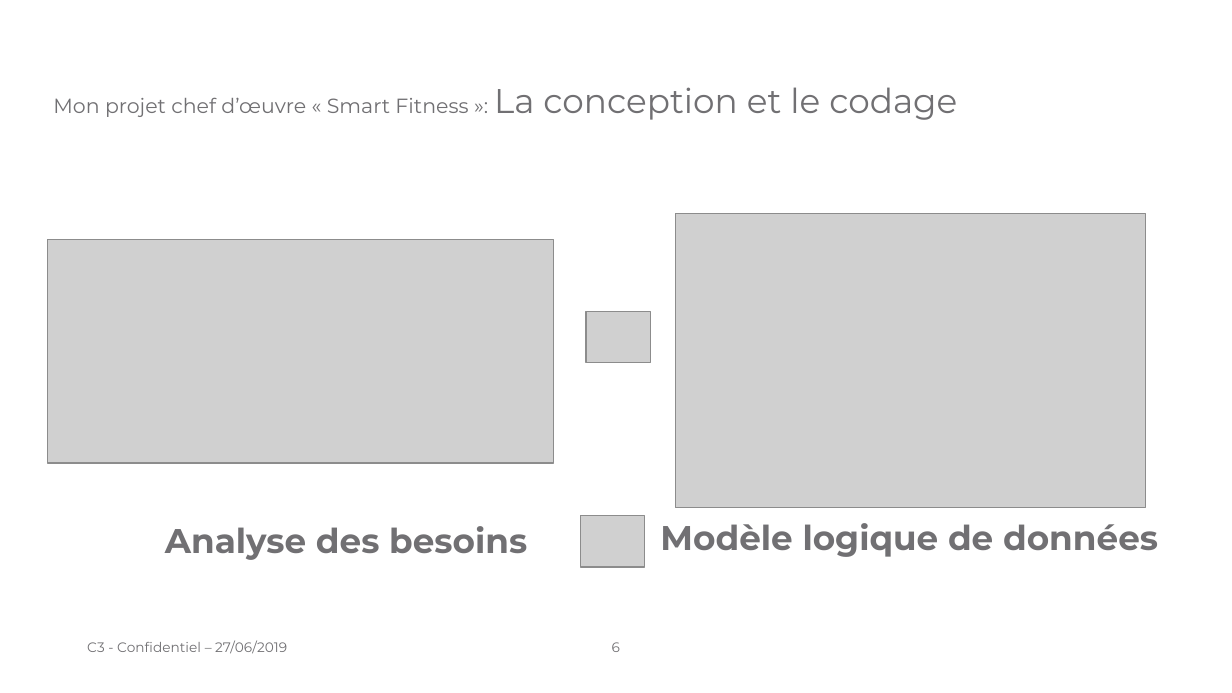
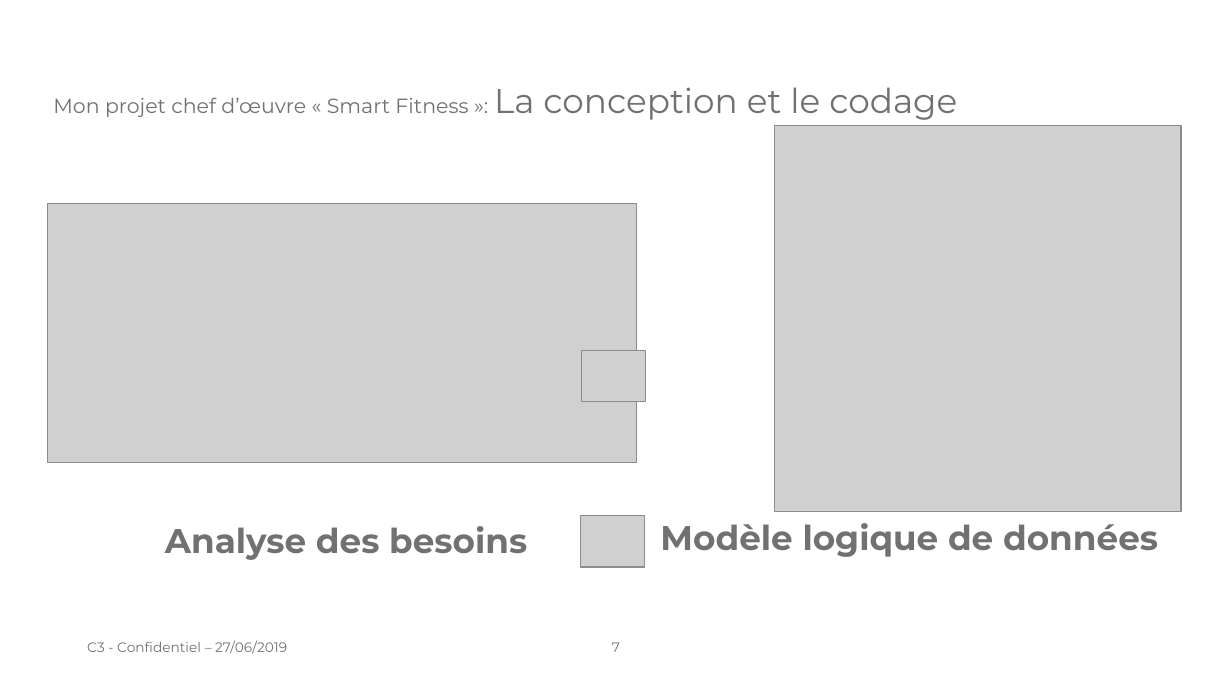
Before and after one commit to laurentpicardLP2/smartFitness, a slide deck: slide 7 of docs/oral/Présentation orale - Projet chef d'œuvre.odp (slide 6 before the commit). Drawn at 1232x693 pixels with LibreOffice and Linux fonts; fonts in the diff are those of the drawing; grey boxes stand for pictures; background and template pictures are left out. Boxes give left, top, right and bottom in pixels: in the first picture for what was removed or moved away, otherwise in the second. Text is boxed around its words. In the diff, an @@ line names an element or a change of style, - is before the commit and + after.

```diff
--- a/docs/oral/Présentation orale - Projet chef d'œuvre.odp
+++ b/docs/oral/Présentation orale - Projet chef d'œuvre.odp
@@ picture: place and size @@
-picture at box(675, 213, 1146, 508)
+picture at box(775, 126, 1181, 511)
@@ picture: place and size @@
-picture at box(47, 240, 553, 463)
+picture at box(47, 203, 636, 463)
@@ picture: place and size @@
-picture at box(586, 312, 650, 363)
+picture at box(582, 350, 646, 402)
@@ page number at box(612, 642, 620, 652): text changed @@
-6
+7
```
Also in this commit, not shown: 2 other slides changed, 1 slide added.
